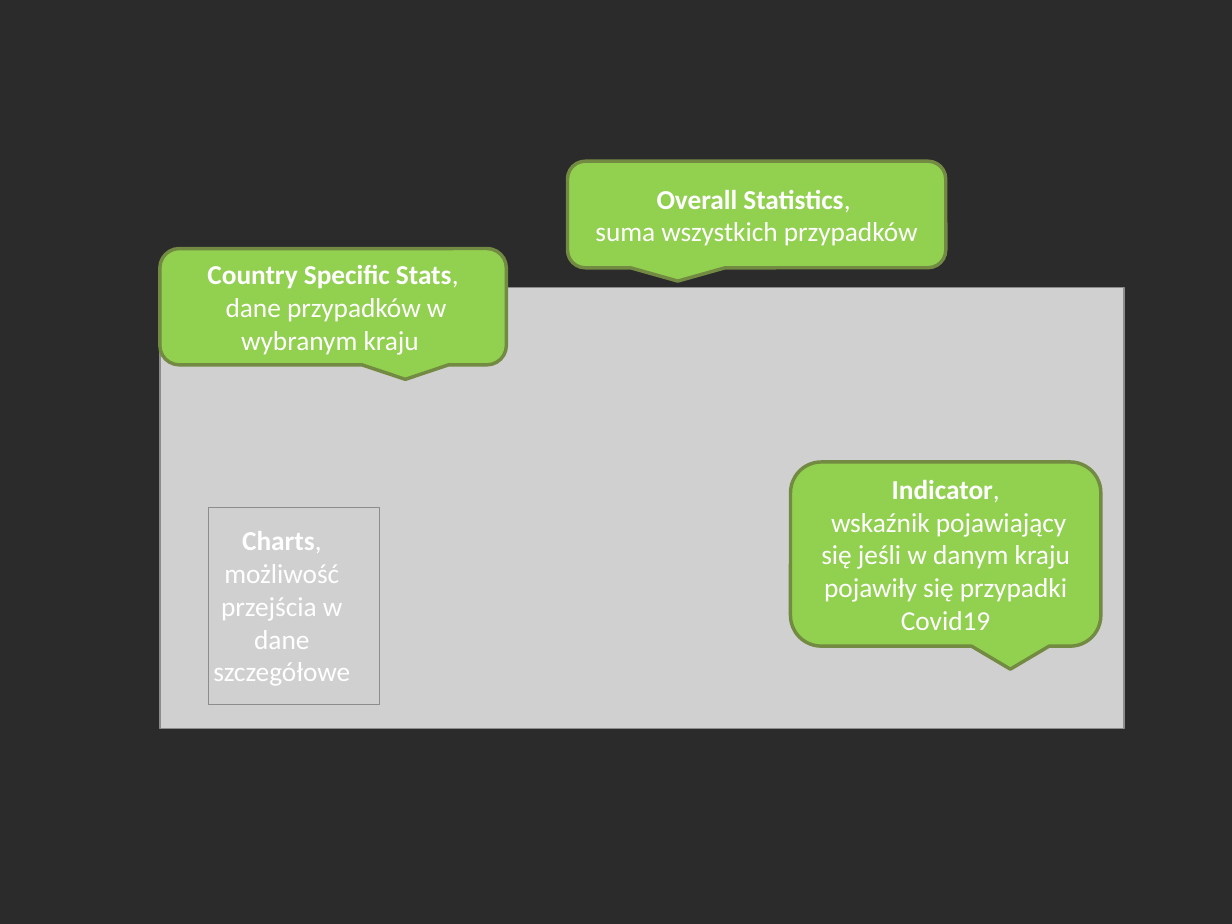
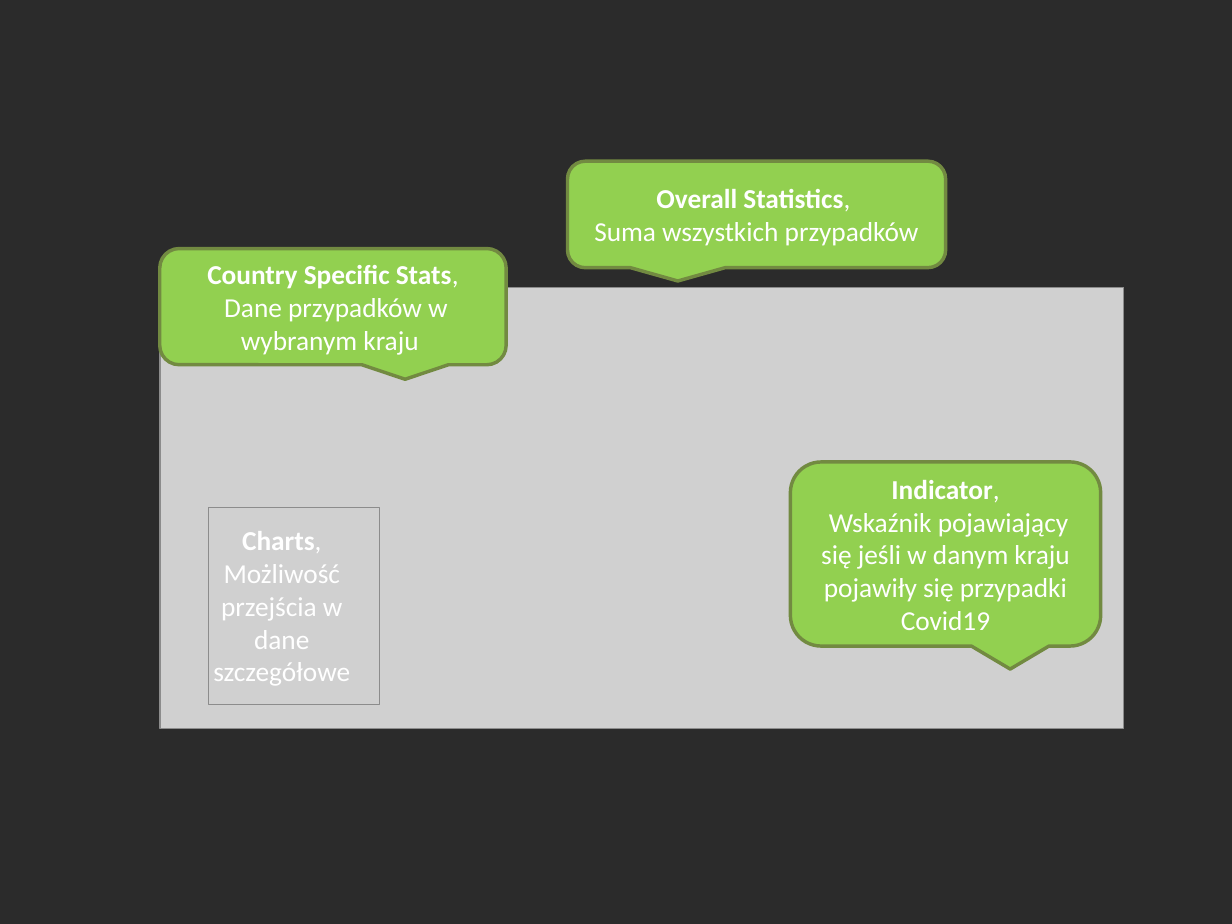
Before and after one commit to janiszewskibartlomiej/COVID-19-Thesis-Postgraduate_studies_on_WSB, a slide deck: slide 4 of docs/WSB_prezentacja_pracy_dyplomowej.pptx (slide 5 before the commit). Drawn at 1232x924 pixels with LibreOffice and Linux fonts; fonts in the diff are those of the drawing; grey boxes stand for pictures; background and template pictures are left out; a plain dark background stands for a picture behind light text. Boxes give left, top, right and bottom in pixels: in the first picture for what was removed or moved away, otherwise in the second. Text is boxed around its words. In the diff, an @@ line names an element or a change of style, - is before the commit and + after.

```diff
--- a/docs/WSB_prezentacja_pracy_dyplomowej.pptx
+++ b/docs/WSB_prezentacja_pracy_dyplomowej.pptx
@@ text in rounded speech box at [594,189,919,246]: text changed @@
-Overall Statistics,
-suma wszystkich przypadków
+Overall Statistics,
+Suma wszystkich przypadków
@@ text in rounded speech box at [207,265,459,355]: text changed @@
-Country Specific Stats,
-dane przypadków w wybranym kraju
+Country Specific Stats,
+Dane przypadków w wybranym kraju
@@ text in rounded speech box at [821,480,1069,630]: text changed @@
-Indicator,
-wskaźnik pojawiający się jeśli w danym kraju pojawiły się przypadki Covid19
+Indicator,
+Wskaźnik pojawiający się jeśli w danym kraju pojawiły się przypadki Covid19
@@ text at [213,531,350,685]: text changed @@
-Charts, możliwość przejścia w dane szczegółowe
+Charts, Możliwość przejścia w dane szczegółowe
```
Also in this commit, not shown: 6 other slides changed, 6 slides added, 4 slides removed, 1 other file.
